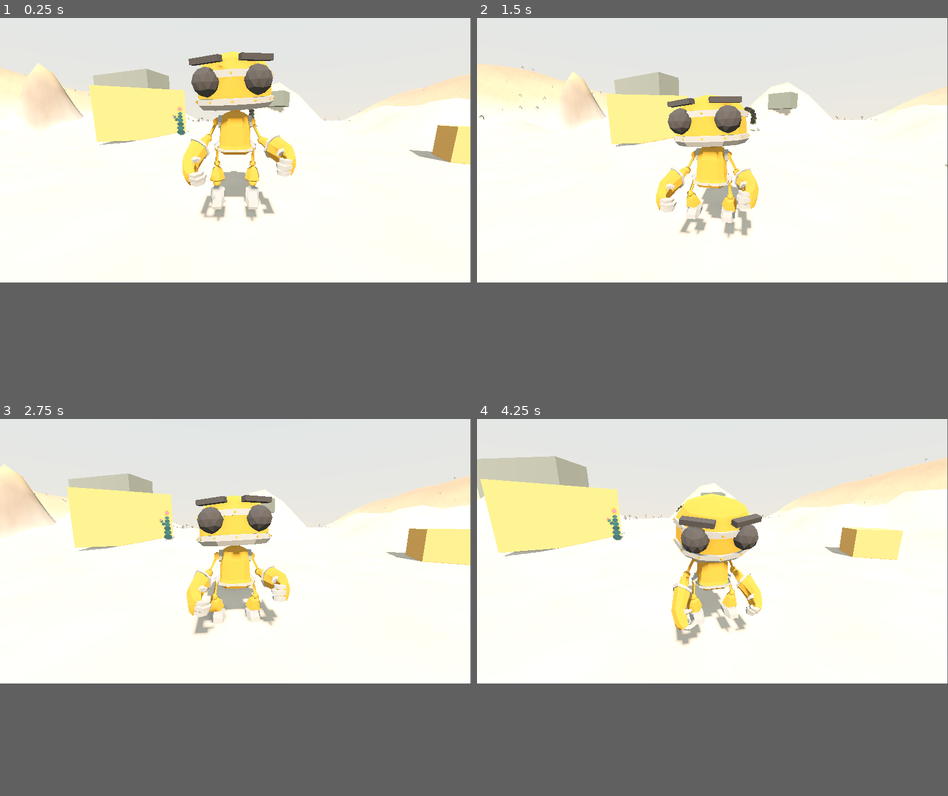
Above: before the commit, frames 1-4 (two rows, left to right).
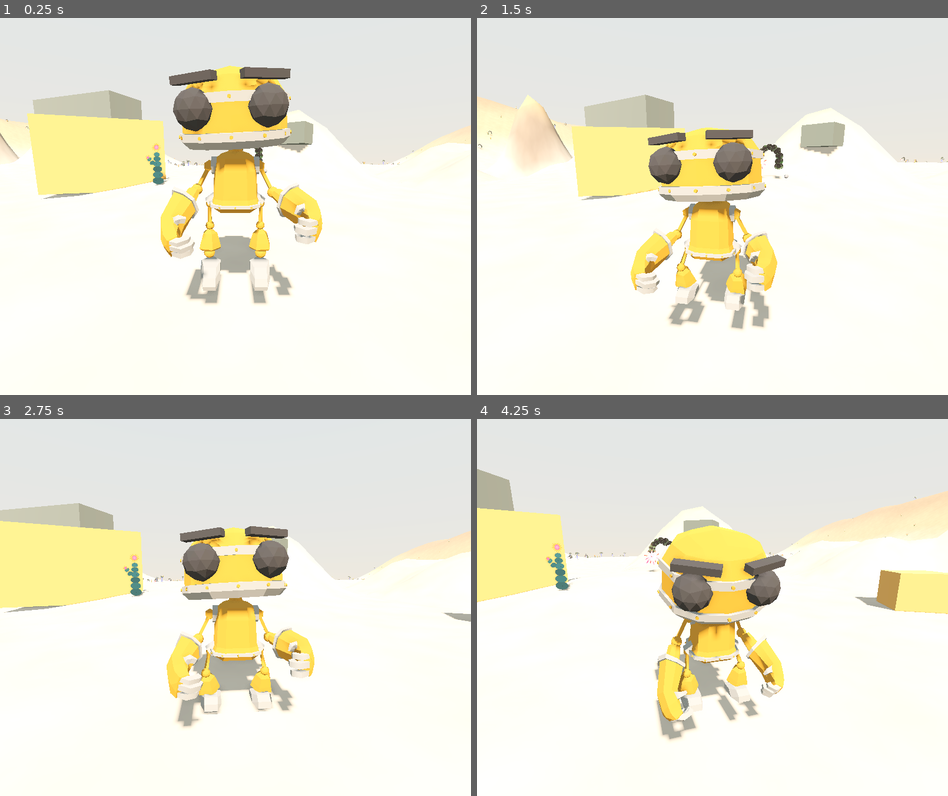
Above: after the commit, the same moments.

Repository: nicco-b/valley
Game: Godot game, scene res://game/world/valley.tscn
The game is run twice, just before and just after one commit, with the same random seed, the same clock (stepped at 60 frames per second) and the same inputs.
Inputs (mouse positions are in pixels of both pictures, inside the frame that each line leads up to):
- Up to frame 1 (0.25 s): no input
- Up to frame 2 (1.5 s): tap Enter at 0.5 s; move the mouse to (736, 149) at 0.52 s; hold ] (brush_bigger) 0.53-1.28 s; hold E (god_up) from 0.53 s (still down); click (736, 149) at 0.67 s; tap Space (jump) at 0.77, 1.07 s; move the mouse to (688, 149) at 1.27 s; tap [ (brush_smaller) at 1.35 s
- Up to frame 3 (2.75 s): keep holding E (god_up); tap Space (jump) at 1.52, 1.82 s; move the mouse to (244, 547) at 2.02 s; hold Tab (god_tool) from 2.03 s (still down)
- Up to frame 4 (4.25 s): keep holding E (god_up); move the mouse to (707, 554) at 2.77 s; release Tab (god_tool) at 2.78 s; tap Z (god_undo) at 2.85 s; click (707, 554) at 2.92 s; tap Space (jump) at 3.02, 3.32, 3.77, 4.07 s; move the mouse to (745, 554) at 3.52 s; tap C (sit) at 3.6 s
In our replay, the window is 799x449 before the commit and 800x640 after it. These sizes can differ from the game's own. Grey fills any space a smaller window leaves; there, only what the larger window draws over its background counts as a difference.

The runs differ from the first frame. In frame 1, 24% of the frame differs, in the area x 0-100%, y 0-76%; in frame 2, 22%; in frame 3, 26%; in frame 4, 27%, in the area x 0-100%, y 0-86%.

Commit message:
Window opens at 1400x1120 (5:4)
Co-Authored-By: Claude Fable 5 <noreply@anthropic.com>

Diff:
--- a/project.godot
+++ b/project.godot
@@ -13,6 +13,11 @@
 config/name="Valley"
 run/main_scene="res://game/world/valley.tscn"
 config/features=PackedStringArray("4.7", "Forward Plus")
+
+[display]
+
+window/size/viewport_width=1400
+window/size/viewport_height=1120
 
 [autoload]
 
Not shown, changed: docs/DECISIONS.md
